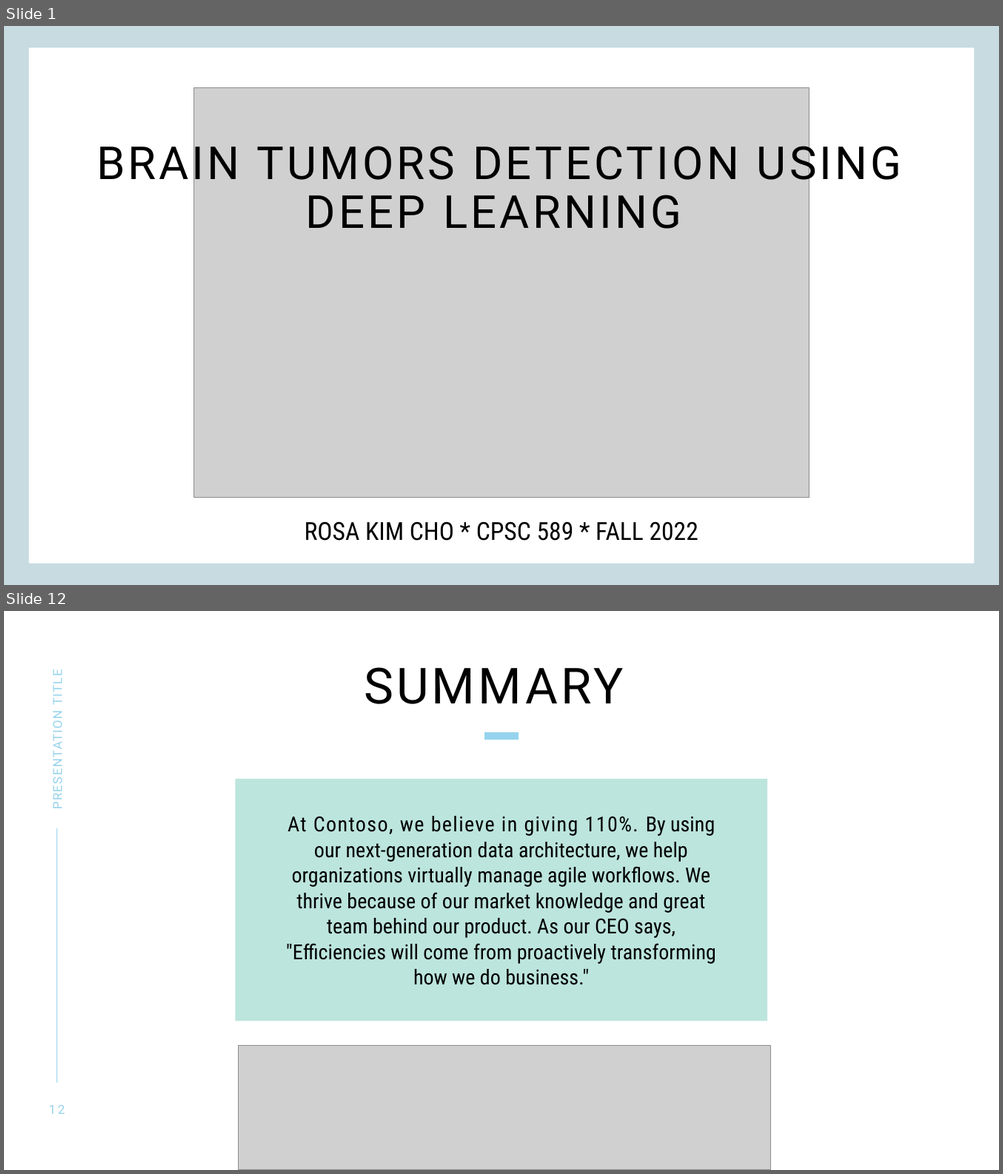
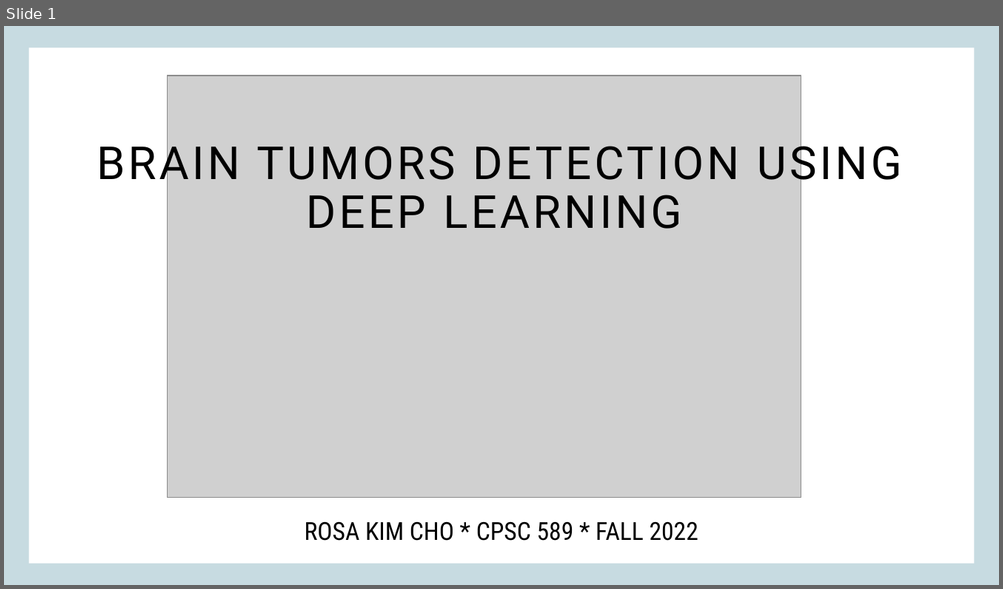
Before and after one commit to rkcho317/projcerebro, a slide deck: Presentation2.pptx. Shown one above the other, each under a label of ours: slides 1 and 12 before the commit, slide 1 after it; the slides between them are not shown. The pictures are 1003x1174 and 1003x589 pixels, drawn with LibreOffice and Linux fonts; fonts in the diff are those of the drawing; grey boxes stand for pictures. Boxes give left, top, right and bottom in pixels: in the first picture for what was removed or moved away, otherwise in the second. Text is boxed around its words. In the diff, an @@ line names an element or a change of style, - is before the commit and + after.

```diff
--- a/Presentation2.pptx
+++ b/Presentation2.pptx
@@ slide 12 removed at (4,611,999,1170), background #FFFFFF @@
@@ text removed at (49,672,65,806) @@
-PRESENTATION TITLE
@@ title removed at (364,667,623,704) @@
-SUMMARY
@@ line removed from (484, 736) to (518, 736) @@
@@ text removed at (236,779,767,1022) @@
-At Contoso, we believe in giving 110%. By using our next-generation data architecture, we help organizations virtually manage agile workflows. We thrive because of our market knowledge and great team behind our product. As our CEO says, "Efficiencies will come from proactively transforming how we do business."
@@ line removed from (57, 829) to (57, 1083) @@
@@ picture removed at (239,1046,770,1170) @@
@@ page number removed at (49,1105,65,1114) @@
-12
@@ slide 1 changed as well @@
@@ picture: place and size @@
-picture at (193,88,809,498)
+picture at (168,76,801,497)
```
Also in this commit, not shown: 1 other slide changed, 5 slides added, 10 other slides removed, 8 other files.
